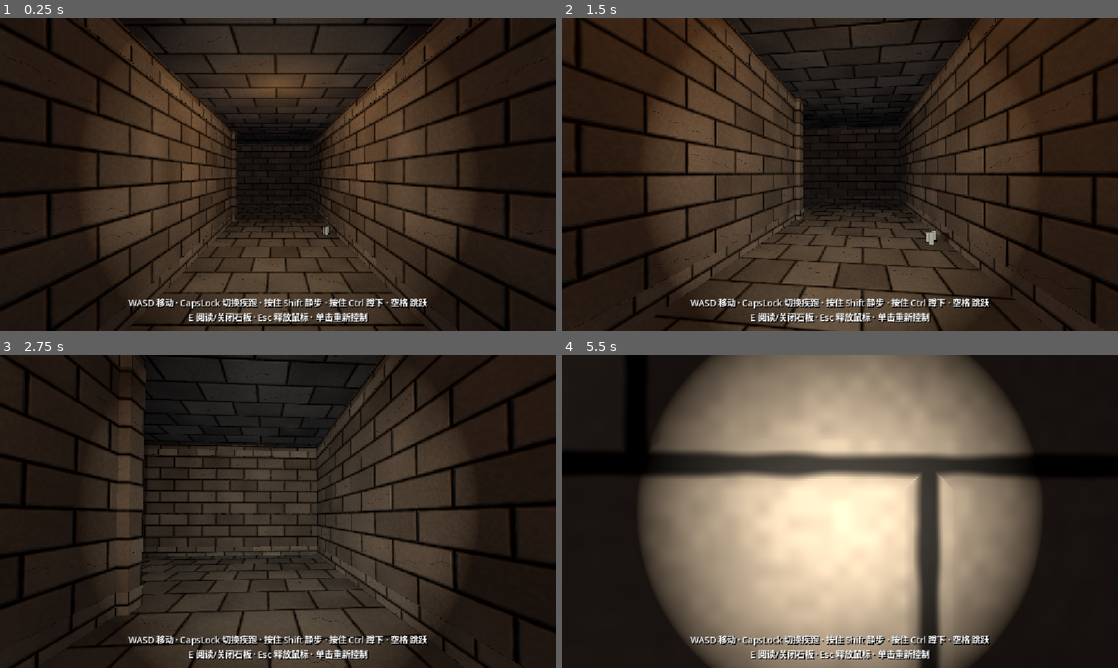
Above: before the commit, frames 1-4 (two rows, left to right).
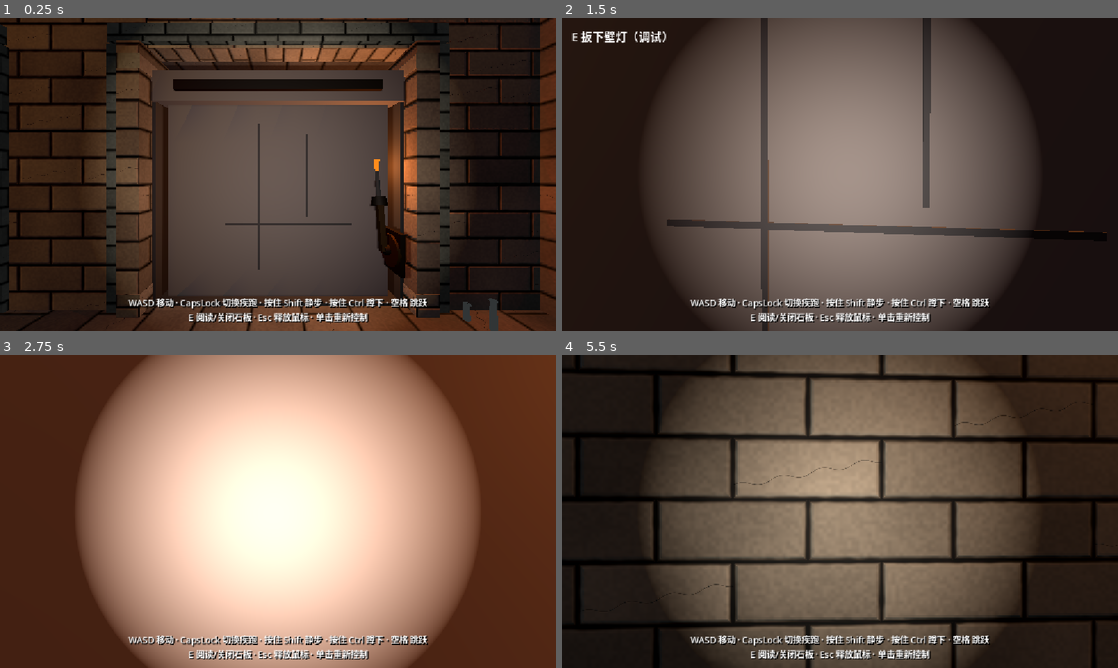
Above: after the commit, the same moments.

Repository: Baron0224/Three-Feet-Under
Game: Godot game, scene res://tomb_corridor.tscn
Two runs of this game, one before a commit and one after it. Both use one fixed random seed, a clock stepped at 60 frames per second and the inputs below.
Inputs (mouse positions are in pixels of both pictures, inside the frame that each line leads up to):
- Up to frame 1 (0.25 s): no input
- Up to frame 2 (1.5 s): tap Enter at 0.5 s; move the mouse to (867, 174) at 0.52 s; press the mouse at (867, 174) at 0.53 s; hold W (move_forward) from 0.53 s (still down); tap Space (jump) at 0.77 s; move the mouse to (812, 174) at 1.27 s; release the mouse at (812, 174) at 1.28 s; tap Ctrl (crouch) at 1.35 s
- Up to frame 3 (2.75 s): keep holding W (move_forward); tap Space (jump) at 1.52 s; move the mouse to (289, 505) at 2.02 s; hold E (interact) from 2.03 s (still down)
- Up to frame 4 (5.5 s): keep holding W (move_forward); move the mouse to (834, 517) at 2.77 s; release E (interact) at 2.78 s; tap Shift (sneak) at 2.85 s; click (834, 517) at 2.92 s; tap Space (jump) at 3.02, 3.77, 4.52 s; move the mouse to (878, 514) at 3.52 s; press the mouse at (878, 514) at 3.53 s; move the mouse to (795, 508) at 4.27 s; release the mouse at (795, 508) at 4.28 s; tap Ctrl (crouch) at 4.35 s; move the mouse to (845, 511) at 5.02 s; hold E (interact) from 5.03 s (still down); click (845, 511) at 5.17 s

The runs differ from the first frame. In frame 1, 46% of the frame differs, in the area x 0-100%, y 0-100%; in frame 2, 54%; in frame 3, 99%; in frame 4, 63%.

Commit message:
hub east-shortcut torch-lever door: slab at framed opening, lever on inner alcove wall

Diff:
--- a/three-feet-under/tomb_corridor.tscn
+++ b/three-feet-under/tomb_corridor.tscn
@@ -2477,7 +2477,7 @@
 transform = Transform3D(1, 0, 0, 0, 1, 0, 0, 0, 1, 0, 2.41, 17.55)
 
 [node name="player" type="CharacterBody3D" parent="." unique_id=144523109]
-transform = Transform3D(1, 0, 0, 0, 1, 0, 0, 0, 1, -24.0, 1.2, -64.0)
+transform = Transform3D(0, 0, -1, 0, 1, 0, 1, 0, 0, 8.5, 1.2, -22.5)
 script = ExtResource("1_et3i4")
 
 [node name="CollisionShape3D" type="CollisionShape3D" parent="player" unique_id=2089584757]
@@ -2516,7 +2516,7 @@
 offset_right = 118.0
 offset_bottom = 43.0
 theme_override_font_sizes/font_size = 24
-text = "按 E 阅读石板"
+text = "鎸?E 闃呰鐭虫澘"
 
 [node name="EntranceStep01" type="MeshInstance3D" parent="." unique_id=292910911]
 transform = Transform3D(1.5, 0, 0, 0, 1.5, 0, 0, 0, 1.5, 0, -0.06, 8.5875)
@@ -4320,6 +4320,17 @@
 
 [node name="TorchLeverWallTestSpawn" type="Marker3D" parent="." unique_id=937779223]
 transform = Transform3D(0, 0, -1, 0, 1, 0, 1, 0, 0, 2, 1.2, -27)
+
+[node name="TorchLeverWallEastShortcut" parent="." unique_id=1847293651 instance=ExtResource("TorchLeverWall")]
+transform = Transform3D(0, 0, -1, 0, 1, 0, 1, 0, 0, 12.5, 0, -22.5)
+opening_width = 4.3
+opening_height = 3.9
+rise_distance = 4.1
+lever_on_inner_wall = true
+lever_on_right = true
+
+[node name="TorchLeverWallEastShortcutTestSpawn" type="Marker3D" parent="." unique_id=1847293652]
+transform = Transform3D(0, 0, -1, 0, 1, 0, 1, 0, 0, 8.5, 1.2, -22.5)
 
 [node name="DilapidatedBridge" parent="." unique_id=490333024 instance=ExtResource("DilapidatedBridge")]
 transform = Transform3D(1, 0, 0, 0, 1, 0, 0, 0, 1, 33, 0, -30)
--- a/three-feet-under/torch_lever_wall.gd
+++ b/three-feet-under/torch_lever_wall.gd
@@ -31,6 +31,7 @@
 @export var require_torch_item := false
 @export var prompt_path: NodePath = NodePath("../HUD/InteractPrompt")
 @export var lever_on_right := false
+@export var lever_on_inner_wall := false
 
 var _opened := false
 var _opening := false
@@ -357,8 +358,13 @@
 	var side := 1.0 if lever_on_right else -1.0
 	var lever_root := Node3D.new()
 	lever_root.name = "Gen_TorchLever"
-	# Left of doorway when facing the slab; low (waist/chest); proud of wall toward player.
-	lever_root.position = Vector3(side * (opening_width * 0.5 + 0.42), 1.15, 0.55)
+	if lever_on_inner_wall:
+		# Mount on INNER alcove side wall (jamb inside opening), not outer hub face.
+		lever_root.position = Vector3(side * (opening_width * 0.5 - 0.18), 1.15, 0.42)
+		lever_root.rotation_degrees.y = -side * 90.0
+	else:
+		# Outside jamb on hub face; low (waist/chest); proud of wall toward player.
+		lever_root.position = Vector3(side * (opening_width * 0.5 + 0.42), 1.15, 0.55)
 
 	# Ornate bronze pivot plate
 	_mesh_box(lever_root, "Plate", Vector3(0.55, 0.7, 0.08), Vector3(0, 0, -0.05), _bronze_dark)
--- a/three-feet-under/torch_lever_wall.tscn
+++ b/three-feet-under/torch_lever_wall.tscn
@@ -9,3 +9,4 @@
 allow_debug_interact = true
 require_torch_item = false
 lever_on_right = false
+lever_on_inner_wall = false
